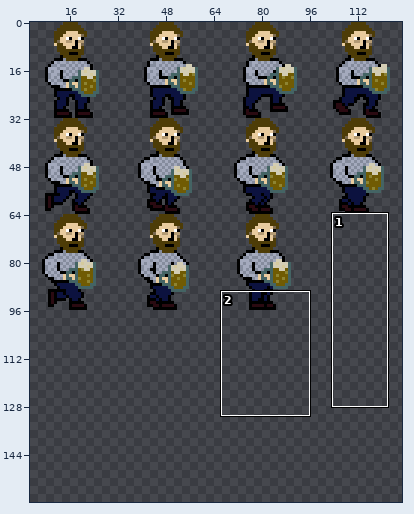
File history of a sprite sheet, Assets/Spritesheets/final/player.png. The picture above shows the old version from afar; the outline marks the close-up.
Close-up. Before:
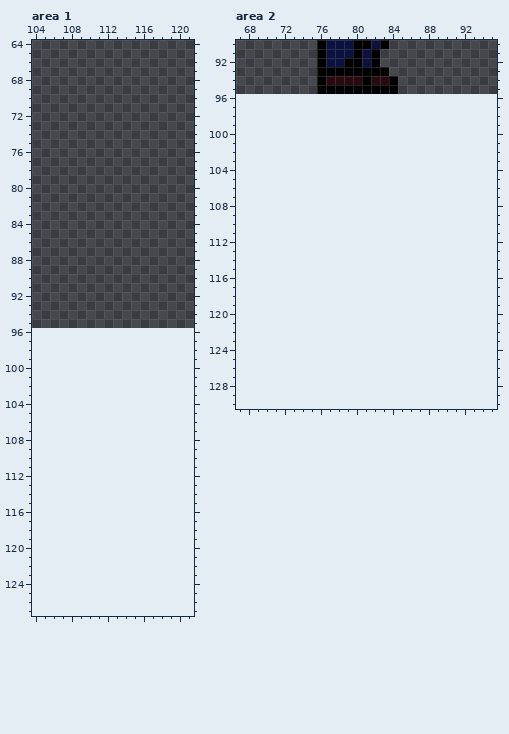
The file is 128x96 pixels. Shown: area 1: x 104..121, y 64..127; area 2: x 67..95, y 90..130. The old version is drawn lined up with the new one, on the new canvas. The wide view leaves out empty margins. The commit also changed other parts of the picture, which this record leaves out.
Now the later version:
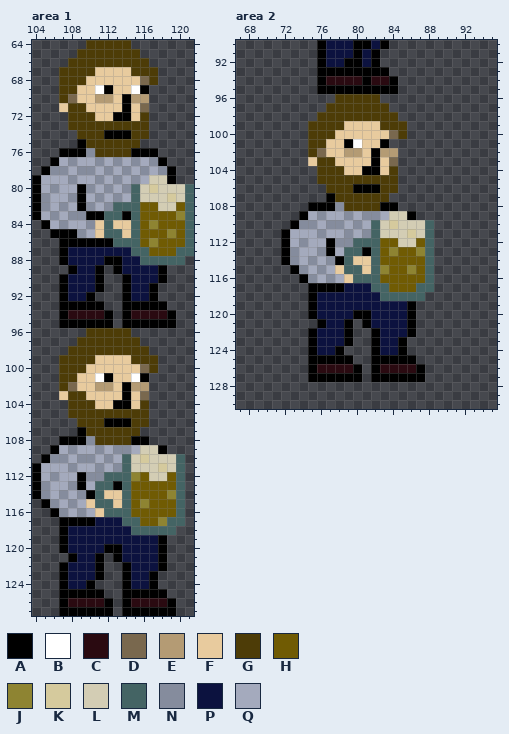
Palette (. is transparent): A #000000  B #ffffff  C #2a0a11  D #79684e  E #b49b74  F #e8cb9e  G #4d3c07  H #705b03  J #8e8432  K #d5ca9d  L #d3cdb4  M #446464  N #858c9d  P #0c123f  Q #a4aabd
What changed:
canvas 128x96 -> 128x160
Changed rows in their new state; - is an unchanged pixel.
Area 1:
first column x 104:
 64 ------GGGGG-------
 65 -----GGGGGGG------
 66 ----GGGGGGGGG-----
 67 ---GGGGFFFFGGG----
 68 ---GGGFFFFFFDG----
 69 ---GGFFBAFFBA-----
 70 ---GDFFEEFAEE-----
 71 ---FGGFFFFAFD-----
 72 ----GGGFFAAFG-----
 73 ----GGGGGGGGG-----
 74 -----GGGAAAGG-----
 75 -----AGGGGGG------
 76 ---AAANGGGGAAA----
 77 --AQNQQNQNQNQNA---
 78 -ANNQNNQNQNQNQNA--
 79 AQQQNQQNQNQNQLLA--
 80 AQNQQANQNQNMLKLLLM
 81 ANQQNAQNQNQMLLLKLM
 82 ANQNQANQNMMMHHLLHM
 83 AQNQNNAAMMAMHHHHJM
 84 -AQNQQNFMFFMHJHHHM
 85 --AAANQFMMFMHHHJHM
 86 ---AAAAAAMMMHJHHHM
 87 ---APPPPPPPMMHHHMM
 88 ---APPPPAAPPMMMMM-
 89 ----APPA-APPPPA---
 90 ---APPPA--APPPA---
 91 ---APPPA--APPA----
 92 ---APPA---APPA----
 93 ---AAAAA--AAAAA---
 94 ---ACCCCA-ACCCCA--
 95 ---AAAAAA-AAAAAA--
 96 ------GGGGG-------
 97 -----GGGGGGG------
 98 ----GGGGGGGGG-----
 99 ---GGGGFFFFGGG----
100 ---GGGFFFFFFDG----
101 ---GGFFBAFFBA-----
102 ---GDFFEEFAEE-----
103 ---FGGFFFFAFD-----
104 ----GGGFFAAFG-----
105 ----GGGGGGGGG-----
106 -----GGGAAAGG-----
107 -----AGGGGGG------
108 ---AAANGGGGAA-----
109 --AQNQQNQNNQLLA---
110 -ANNQNNQNQMLKLLLM-
111 AQQQNQQNQNMLLLKLM-
112 AQNQQANNMMMJHLLHM-
113 ANQQNAQMMAMHHHHHM-
114 ANQNQNAMFFMHHHHJM-
115 -ANQNQFMMFMHJHHHM-
116 --ANQNQFMMMHHHHHM-
117 ---AAAAPPPMMHHJMM-
118 ---APPPPPPPMMMMM--
119 ---APPPPPPPPPPA---
120 ---APPPPAAPPPPA---
121 ----APPA-APPPPA---
122 ---APPPA--APPPA---
123 ---APPPA--APPA----
124 ---APPA---APPA----
125 ---AAAAA--AAAAA---
126 ---ACCCCA-ACCCCA--
127 ---AAAAAA-AAAAAA--
Area 2:
first column x 72:
 96 ------GGGGG------
 97 -----GGGGGGG-----
 98 ----GGGGGGGGG----
 99 ---GGGGFFFFGGG---
100 ---GGGFFFFFFDG---
101 ---GGFFABFFA-----
102 ---GDFFEEFAEE----
103 ---FGGFFFFAFD----
104 ----GGGFFAAFG----
105 ----GGGGGGGGG----
106 -----GGGAAAGG----
107 -----AGGGGGG-----
108 ---AAANGGGGAA----
109 --AQNQQNQNNQLLA--
110 -ANNQNNQNQMLKLLLM
111 AQQQNQQNQNMLLLKLM
112 AQNQQANNMMMHHLLHM
113 ANQQNAQMMAMHJHHJM
114 ANQNQNAMFFMHHHHHM
115 -ANQNQFMMFMJHHJHM
116 --ANQNQFMMMHHHHHM
117 ---AAAAPPPMMHHHMM
118 ---APPPPPPPMMMMM-
119 ---APPPPPPPPPPA--
120 ---APPPPAAPPPPA--
121 ----APPA-APPPPA--
122 ---APPPA--APPPA--
123 ---APPPA--APPA---
124 ---APPA---APPA---
125 ---AAAAA--AAAAA--
126 ---ACCCCA-ACCCCA-
127 ---AAAAAA-AAAAAA-
